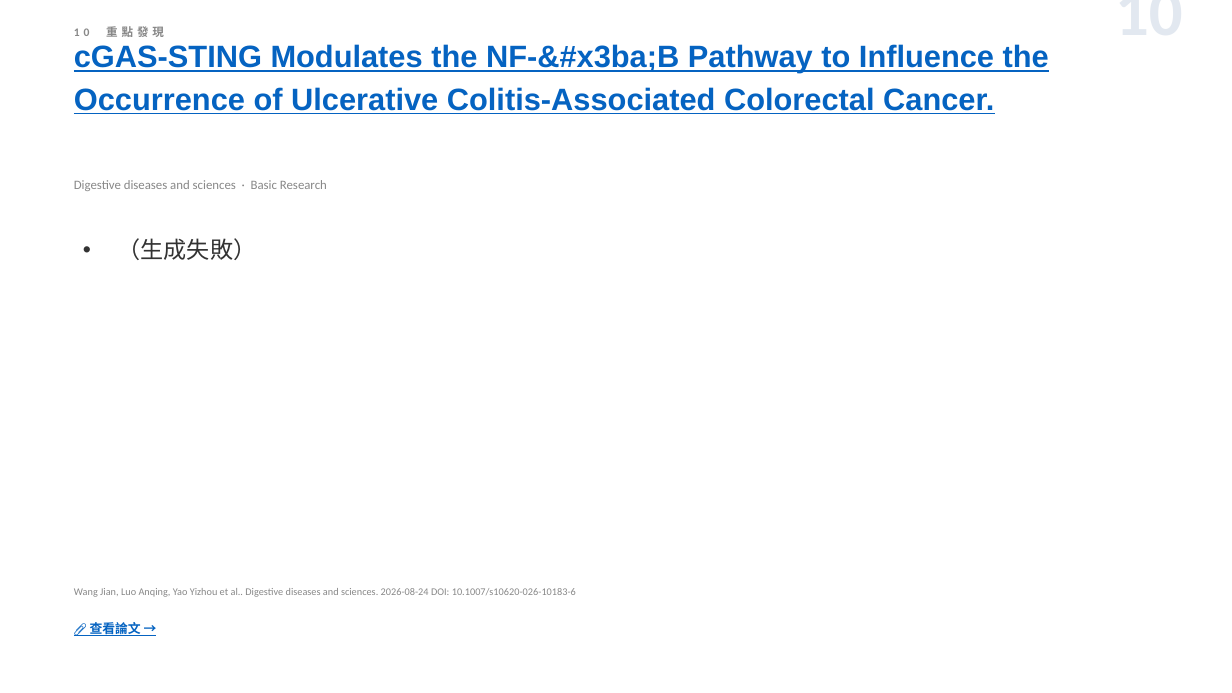
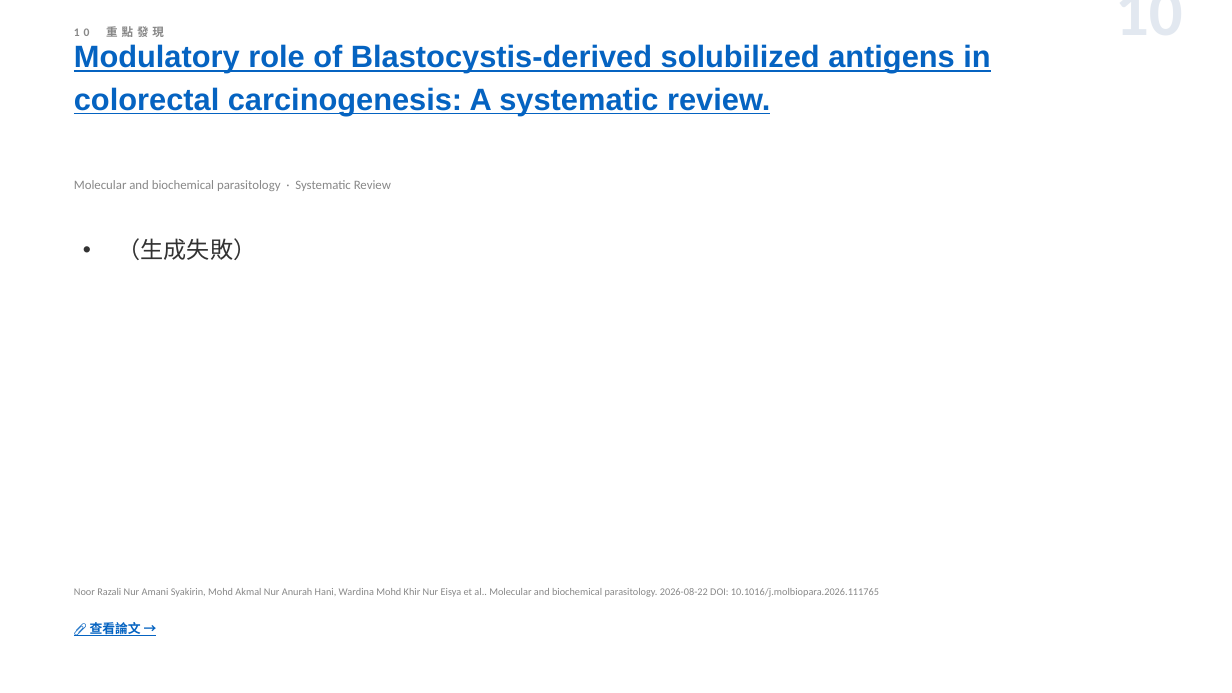
Before and after one commit to jejenhu-maker/colorectal-weekly-digest, a slide deck: slide 12 of docs/digest-zh.pptx. Drawn at 1232x693 pixels with LibreOffice and Linux fonts; fonts in the diff are those of the drawing. Boxes give left, top, right and bottom in pixels: in the first picture for what was removed or moved away, otherwise in the second. Text is boxed around its words. In the diff, an @@ line names an element or a change of style, - is before the commit and + after.

```diff
--- a/docs/digest-zh.pptx
+++ b/docs/digest-zh.pptx
@@ text at bbox=[74, 44, 990, 115]: text changed @@
-cGAS-STING Modulates the NF-&#x3ba;B Pathway to Influence the Occurrence of Ulcerative Colitis-Associated Colorectal Cancer.
+Modulatory role of Blastocystis-derived solubilized antigens in colorectal carcinogenesis: A systematic review.
@@ text at bbox=[74, 180, 391, 191]: text changed @@
-Digestive diseases and sciences · Basic Research
+Molecular and biochemical parasitology · Systematic Review
@@ text at bbox=[74, 588, 879, 597]: text changed @@
-Wang Jian, Luo Anqing, Yao Yizhou et al.. Digestive diseases and sciences. 2026-08-24 DOI: 10.1007/s10620-026-10183-6
+Noor Razali Nur Amani Syakirin, Mohd Akmal Nur Anurah Hani, Wardina Mohd Khir Nur Eisya et al.. Molecular and biochemical parasitology. 2026-08-22 DOI: 10.1016/j.molbiopara.2026.111765
```
Also in this commit, not shown: 11 other slides changed, 2 other files.
